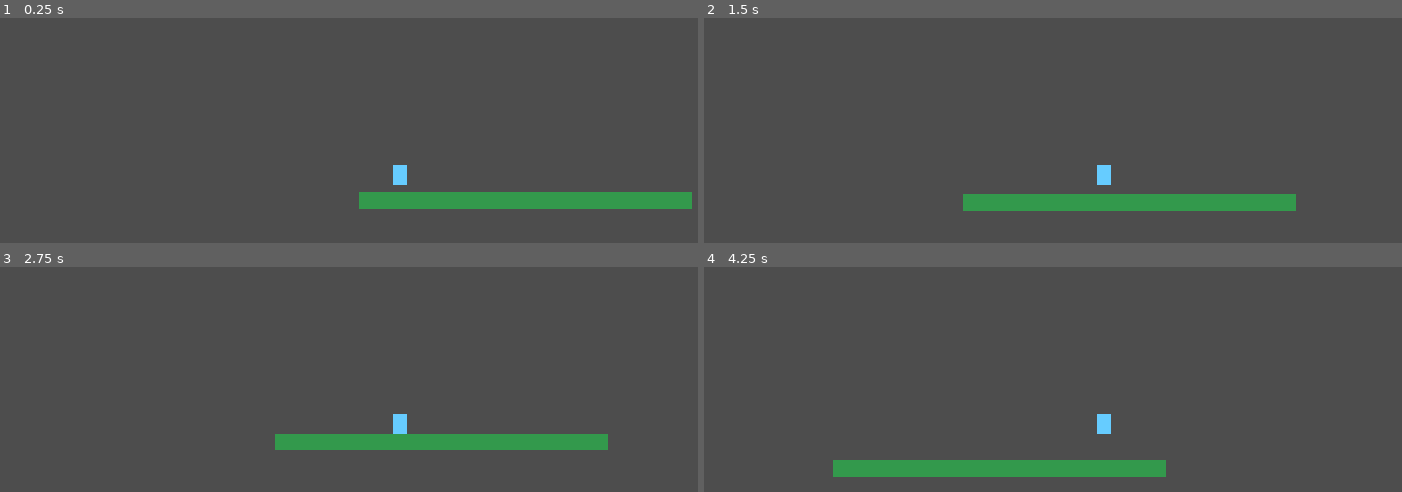
Above: before the commit, frames 1-4 (two rows, left to right).
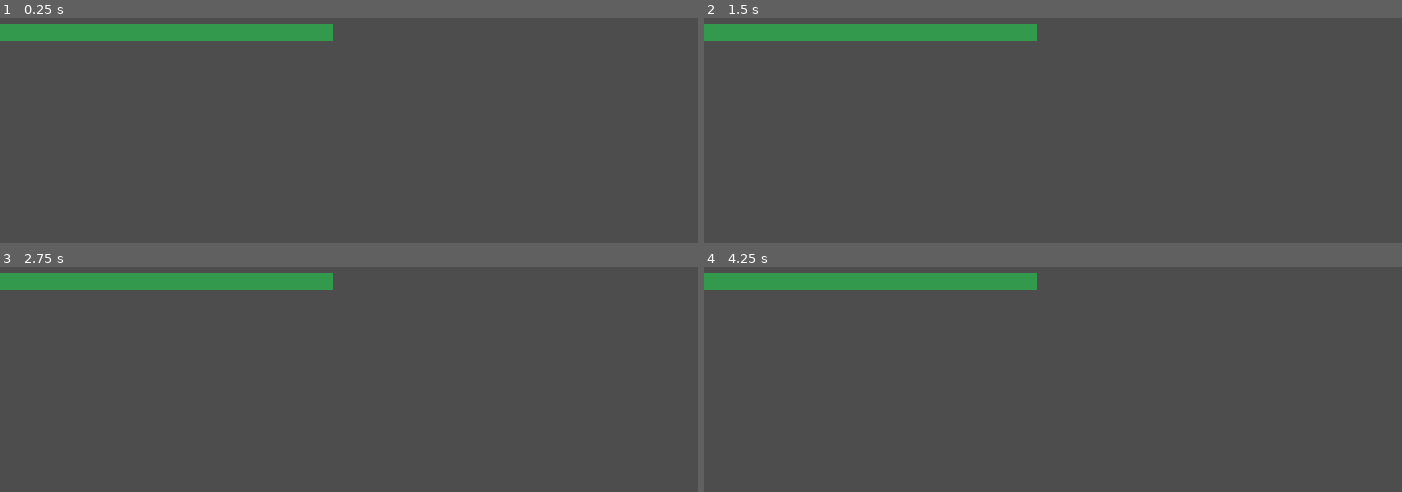
Above: after the commit, the same moments.

Repository: Travis-Code/SurvivalGame
Game: Godot game, scene res://scenes/Main.tscn
Same seed, same stepped clock (60 frames per second), same inputs: the game is played once before the commit and once after it.
Inputs:
- Up to frame 1 (0.25 s): no input
- Up to frame 2 (1.5 s): tap Enter (ui_accept) at 0.5, 0.6 s; hold D (move_right) from 0.53 s (still down); tap Space (jump) at 0.77, 0.8, 1.07, 1.35 s
- Up to frame 3 (2.75 s): tap Space (jump) at 1.52, 1.82, 2.3 s; tap Enter (ui_accept) at 1.55, 2.1 s; release D (move_right) at 2.03 s; hold A (move_left) from 2.03 s (still down)
- Up to frame 4 (4.25 s): release A (move_left) at 2.78 s; hold D (move_right) from 2.78 s (still down); tap Enter (ui_accept) at 2.85 s; tap Space (jump) at 3.02, 3.32, 3.6, 3.77, 4.07 s; tap Escape (ui_cancel) at 4.15 s

The runs differ from the first frame. In frame 1, 7.4% of the frame differs, in the area x 0-100%, y 2-85%; in frame 2, 7.4%; in frame 3, 7.2%; in frame 4, 7.4%.

Commit message:
Add health system with commented code and explanations
- Add HealthBar.gd script to manage health bar UI
- Add HealthBar.tscn scene with ProgressBar node
- Update Player.gd with health mechanics (take_damage, heal, die)
- Update Player.tscn to instance HealthBar
- Add comprehensive comments explaining GDScript and .tscn syntax
- Test controls: Enter to damage, Escape to heal

Diff:
--- a/scenes/player/Player.tscn
+++ b/scenes/player/Player.tscn
@@ -1,21 +1,41 @@
-[gd_scene format=3]
+[gd_scene load_steps=3 format=3]
 
+# External Resources - these reference files used by this scene
 [ext_resource type="Script" path="res://scripts/player/Player.gd" id="1"]
+[ext_resource type="PackedScene" path="res://scenes/ui/HealthBar.tscn" id="2"]
 
+# SubResource - a resource defined within this scene file (not in a separate file)
+# This creates a collision shape: a rectangle 32 pixels wide and 48 pixels tall
 [sub_resource type="RectangleShape2D" id="1"]
 size = Vector2(32, 48)
 
+# The root node of this scene
+# CharacterBody2D is a special Godot node type for characters that move and collide with physics
 [node name="Player" type="CharacterBody2D"]
-script = ExtResource("1")
+script = ExtResource("1")  # Attach the Player.gd script to this node
 
+# First child: collision detection
+# This invisible shape defines the player's physical boundaries
 [node name="CollisionShape2D" type="CollisionShape2D" parent="."]
-position = Vector2(0, 0)
-shape = SubResource("1")
+position = Vector2(0, 0)     # Position relative to parent (the Player node)
+shape = SubResource("1")     # Use the rectangle we defined above
 
+# Second child: visual appearance
+# This visible rectangle is what you see on screen (the blue square)
 [node name="Body" type="Polygon2D" parent="."]
+# polygon = list of 2D points that form the shape
+# (-16, -24) = top-left, (16, -24) = top-right, (16, 24) = bottom-right, (-16, 24) = bottom-left
+# This creates a 32x48 rectangle centered on the player
 polygon = PackedVector2Array(-16, -24, 16, -24, 16, 24, -16, 24)
-color = Color(0.4, 0.8, 1, 1)
+color = Color(0.4, 0.8, 1, 1)  # Blue color: (red, green, blue, alpha)
 
+# Third child: camera
+# This follows the player and shows what the player sees on screen
 [node name="Camera2D" type="Camera2D" parent="."]
-current = true
-zoom = Vector2(1, 1)
+current = true    # Make this the active camera (the one that's used)
+zoom = Vector2(1, 1)  # Camera zoom level (1.0 = normal size)
+
+# Fourth child: the health bar (instanced from HealthBar.tscn)
+# instance= means "use this entire scene as a node"
+# This is how you reuse scenes - define HealthBar.tscn once, then instance it here
+[node name="HealthBar" parent="." instance=ExtResource("2")]
--- /dev/null
+++ b/scenes/ui/HealthBar.tscn
@@ -0,0 +1,24 @@
+[gd_scene load_steps=2 format=3]
+
+# ExtResource = "External Resource" - reference to a file outside this scene
+# id="1" is just an internal identifier used within this .tscn file
+[ext_resource type="Script" path="res://scripts/ui/HealthBar.gd" id="1"]
+
+# This creates the HealthBar scene with a ProgressBar node as the root.
+# ProgressBar is a built-in Godot UI element that displays a bar (like a health bar).
+[node name="HealthBar" type="ProgressBar"]
+
+# offset_* determines where the bar appears relative to its parent.
+# Top-left is at (0, 0), so negative values move it up and left.
+# This positions the bar above the player's head.
+offset_left = -50.0    # Move 50 pixels to the left
+offset_top = -40.0     # Move 40 pixels up
+offset_right = 50.0    # Extend 50 pixels to the right
+offset_bottom = -30.0  # Extend down to -30 (making a bar about 10 pixels tall)
+
+max_value = 100.0      # The bar represents a range from 0 to 100
+value = 100.0          # Start at 100 (full health)
+show_percentage = false # Don't display "100%" text on the bar
+
+# Attach the HealthBar.gd script to this ProgressBar node
+script = ExtResource("1")
--- a/scripts/player/Player.gd
+++ b/scripts/player/Player.gd
@@ -1,17 +1,84 @@
 extends CharacterBody2D
 
+# Movement variables (editable in Godot editor with @export)
 @export var speed: float = 250.0
 @export var jump_velocity: float = -450.0
 @export var gravity: float = 1200.0
 @export var max_fall_speed: float = 1200.0
 
+# Health system variables
+@export var max_health: float = 100.0  # Editable in editor - change this to make the player tougher/weaker
+var current_health: float              # Current health value (not exported, so not editable in editor)
+
+# This gets a reference to the HealthBar node from the scene tree.
+# @onready means it waits until the scene is ready before trying to find it.
+# $HealthBar means "find the child node named HealthBar in this scene"
+@onready var health_bar: ProgressBar = $HealthBar
+
+# _ready() is called when the scene first loads, before any frames are drawn.
+# Think of it like "setup" or "initialization".
+func _ready() -> void:
+	current_health = max_health  # Start with full health
+	_update_health_bar()         # Update the visual bar to show full health
+
+# This function reduces the player's health.
+# Example: take_damage(10) reduces health by 10 points.
+func take_damage(amount: float) -> void:
+	# max(0, ...) ensures health never goes below 0
+	current_health = max(0, current_health - amount)
+	_update_health_bar()  # Update the visual bar
+	# If health drops to 0, call the die() function
+	if current_health <= 0:
+		die()
+
+# This function increases the player's health.
+# Example: heal(20) adds 20 health points.
+func heal(amount: float) -> void:
+	# min(max_health, ...) ensures health never exceeds max_health
+	current_health = min(max_health, current_health + amount)
+	_update_health_bar()  # Update the visual bar
+
+# This function is called when the player's health reaches 0.
+func die() -> void:
+	print("Player died!")
+	# For now, just reset the player to the starting position and restore health.
+	# Later, you could add respawn screens, game over logic, etc.
+	position = Vector2(100, 100)
+	current_health = max_health
+	_update_health_bar()
+
+# Helper function to update the visual health bar.
+# This calls the HealthBar script's update_health() function.
+func _update_health_bar() -> void:
+	# Check if health_bar exists (safety check)
+	if health_bar:
+		# Tell the health bar to update its visual representation
+		health_bar.update_health(current_health, max_health)
+
+# _physics_process(delta) is called every frame for physics updates.
+# delta is the time elapsed since the last frame (e.g., 0.016 seconds at 60 FPS).
 func _physics_process(delta: float) -> void:
+	# Get horizontal input from the player.
+	# Input.get_action_strength() returns a value between 0 and 1.
+	# "move_right" - "move_left" gives us: 1 (right), -1 (left), or 0 (no input)
 	var input_dir := Input.get_action_strength("move_right") - Input.get_action_strength("move_left")
-	velocity.x = input_dir * speed
+	velocity.x = input_dir * speed  # Move at 250 pixels per second in that direction
 
+	# Apply gravity when the player is in the air (not on the floor)
 	if not is_on_floor():
+		# Add gravity each frame: velocity.y += gravity * delta
+		# min(..., max_fall_speed) prevents the player from falling too fast
 		velocity.y = min(velocity.y + gravity * delta, max_fall_speed)
+	# If on the floor and jump button is pressed, jump
 	elif Input.is_action_just_pressed("jump"):
-		velocity.y = jump_velocity
+		velocity.y = jump_velocity  # Negative value makes the player go up
 
+	# Apply the velocity and handle collisions (built-in Godot function)
 	move_and_slide()
+
+	# Test damage/healing - press keys to test the health system
+	# (You can delete this section once you've tested it)
+	if Input.is_action_just_pressed("ui_accept"):  # Enter key = take damage
+		take_damage(10)
+	if Input.is_action_just_pressed("ui_cancel"):  # Escape key = heal
+		heal(15)
--- /dev/null
+++ b/scripts/ui/HealthBar.gd
@@ -0,0 +1,12 @@
+# HealthBar.gd
+# This script controls the visual health bar display.
+# It extends ProgressBar, which is a Godot UI element that shows a bar from 0% to 100%.
+
+extends ProgressBar
+
+# This function is called whenever the player's health changes.
+# It takes two parameters: current health and maximum health.
+# Example: update_health(75, 100) means 75/100 health (75% full)
+func update_health(current: float, maximum: float) -> void:
+	max_value = maximum  # Set the bar's maximum (e.g., 100)
+	value = current      # Set the bar's current value (e.g., 75)
Not shown, added: scripts/ui/HealthBar.gd.uid
